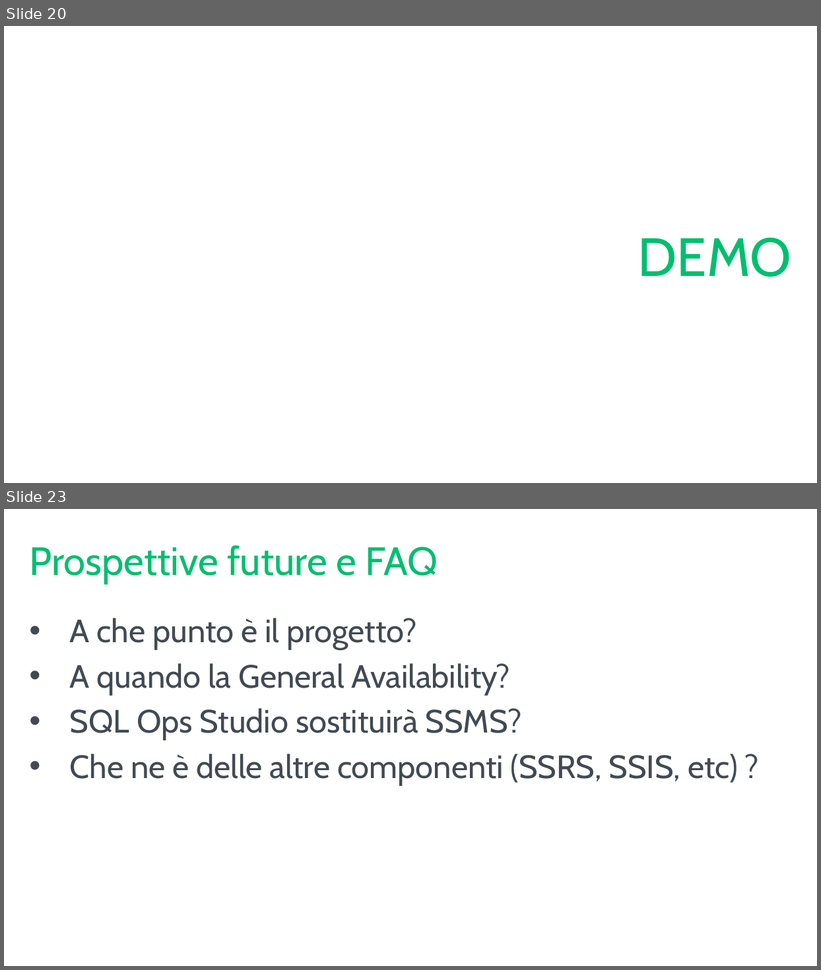
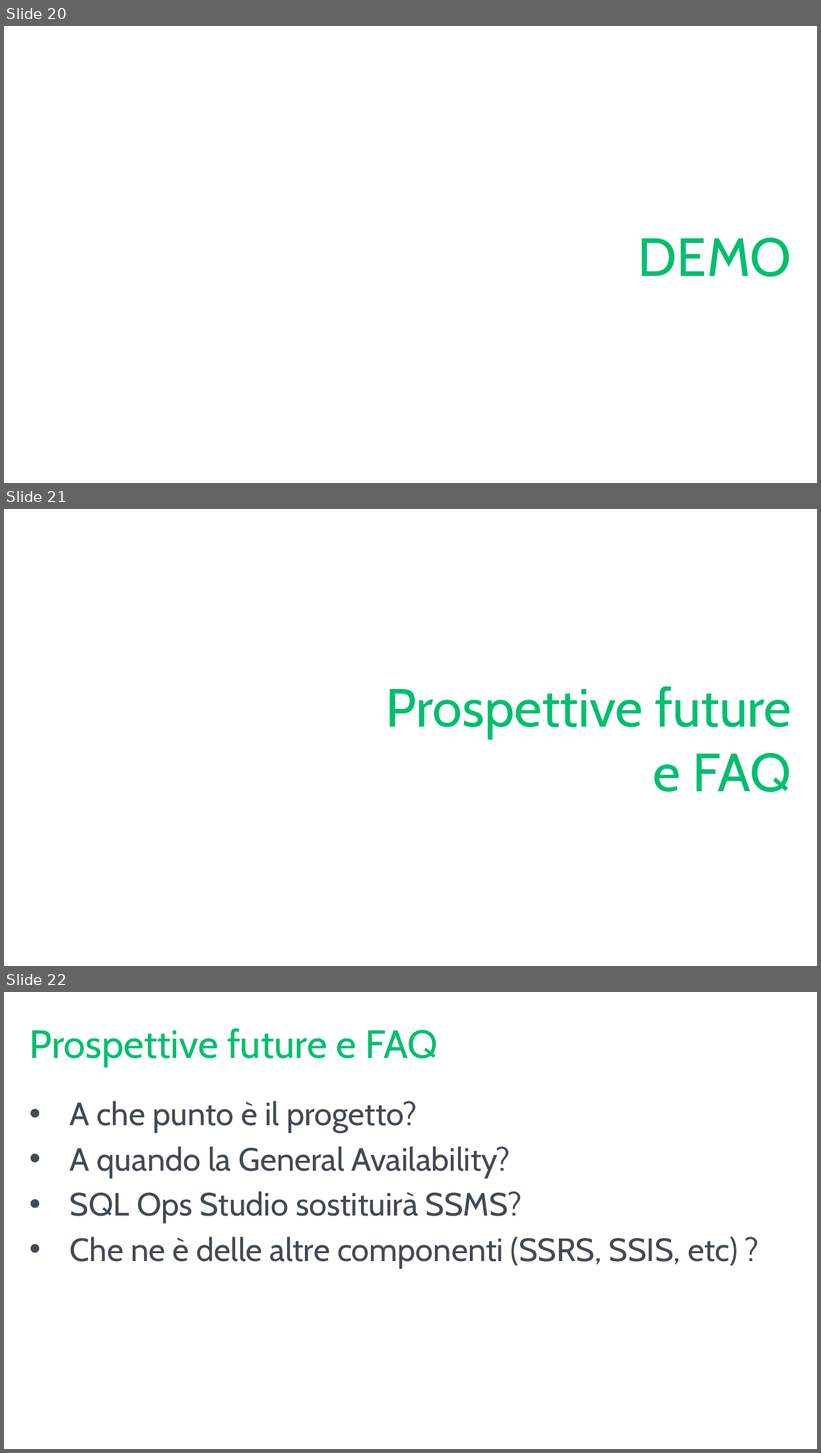
Before and after one commit to mrg3d/demo-opsstudio-repo, a slide deck: Introducing SQL Operations Studio.pptx. Shown one above the other, each under a label of ours: slides 20 and 23 before the commit, slides 20, 21 and 22 after it; the slides between them are not shown. The pictures are 821x970 and 821x1453 pixels, drawn with LibreOffice and Linux fonts; fonts in the diff are those of the drawing; background and template pictures are left out. Boxes give left, top, right and bottom in pixels: in the first picture for what was removed or moved away, otherwise in the second. Text is boxed around its words. In the diff, an @@ line names an element or a change of style, - is before the commit and + after.

```diff
--- a/Introducing SQL Operations Studio.pptx
+++ b/Introducing SQL Operations Studio.pptx
@@ slide 21 added at (x1=4, y1=509, x2=817, y2=966), background #FFFFFF @@
@@ title added at (x1=385, y1=687, x2=792, y2=792), 60 pt, text #00BF6F @@
+Prospettive future
+e FAQ
@@ what was slide 23 is now slide 22 @@
```
Also in this commit, not shown: 6 slides changed, 1 other slide added, 1 other file.
